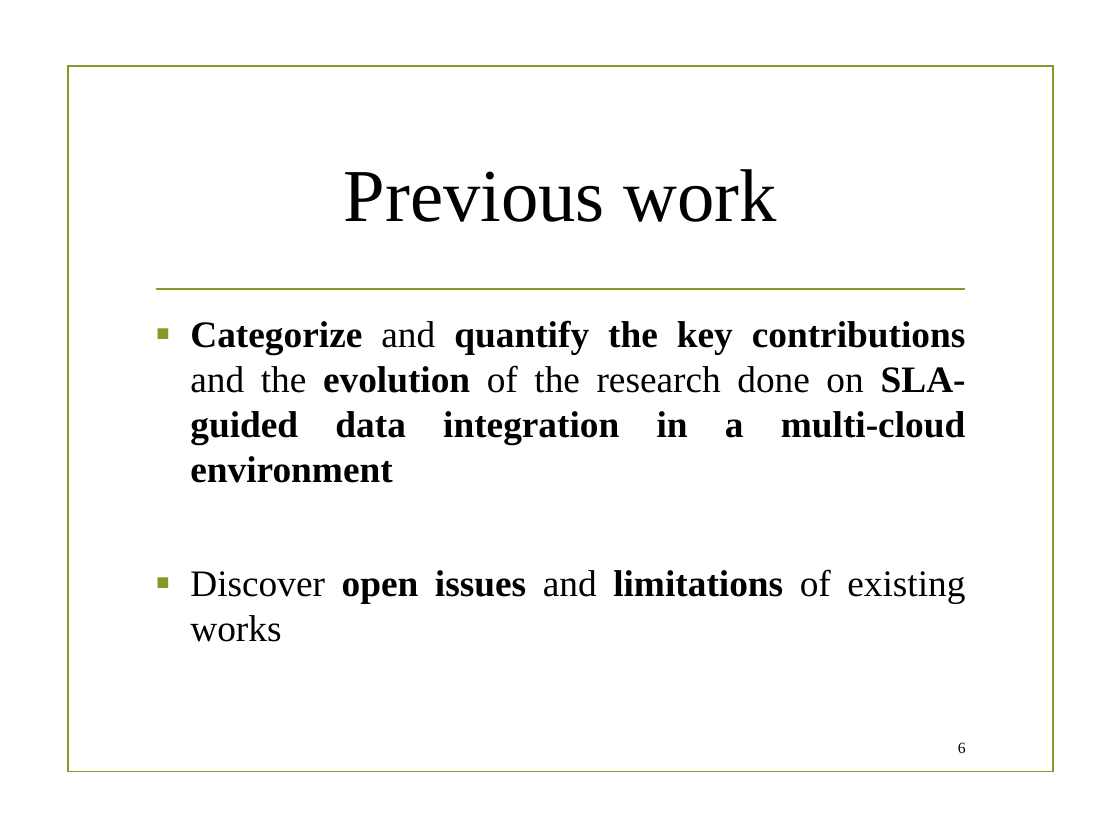
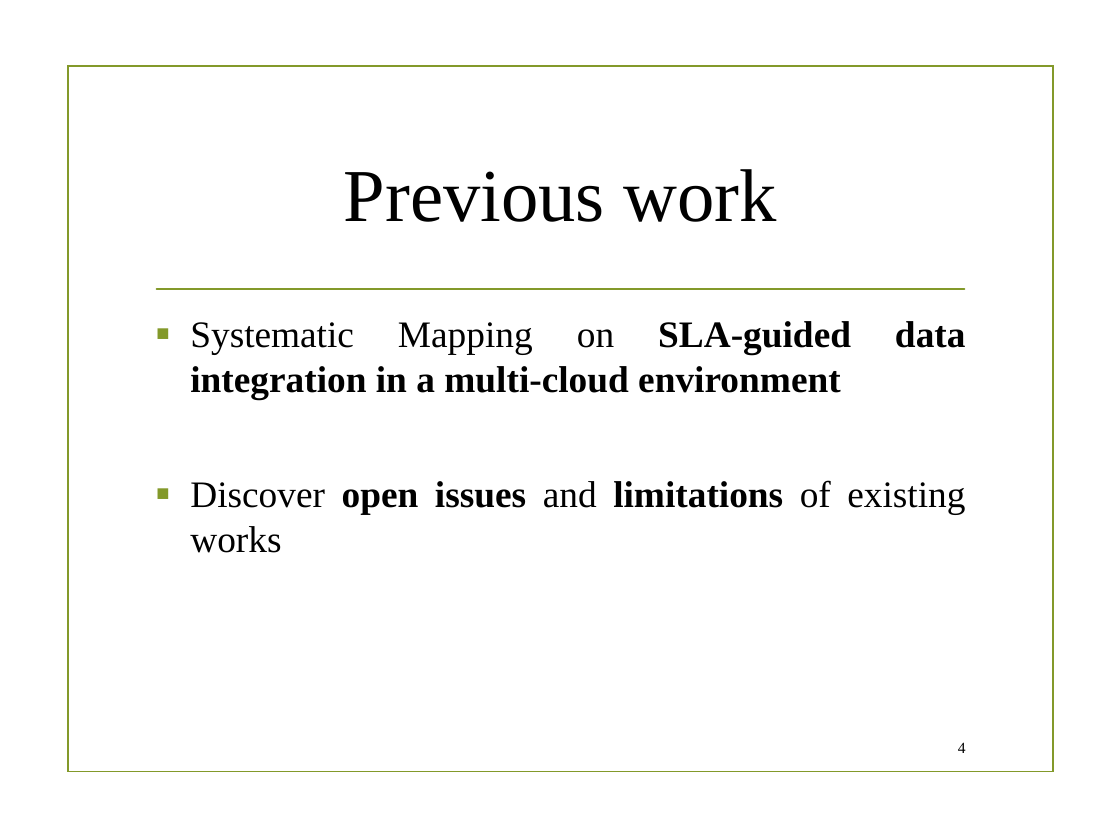
Before and after one commit to danielboni/DanielCarvalho-PhD, a slide deck: slide 4 of Presentations/Magellan/SI presentation 040216.pptx (slide 6 before the commit). Drawn at 1120x840 pixels with LibreOffice and Linux fonts; fonts in the diff are those of the drawing; background and template pictures are left out. Boxes give left, top, right and bottom in pixels: in the first picture for what was removed or moved away, otherwise in the second. Text is boxed around its words. In the diff, an @@ line names an element or a change of style, - is before the commit and + after.

```diff
--- a/Presentations/Magellan/SI presentation 040216.pptx
+++ b/Presentations/Magellan/SI presentation 040216.pptx
@@ text at [190, 321, 851, 399]: text changed @@
-▪ Categorize and quantify the key contributions and the evolution of the research done on SLA-guided data integration in a multi-cloud environment
+▪ Systematic Mapping on SLA-guided data integration in a multi-cloud environment
@@ page number at [958, 742, 966, 753]: text changed @@
-6
+4
```
Also in this commit, not shown: 15 other slides changed, 4 slides added, 2 slides removed, 4 other files.
